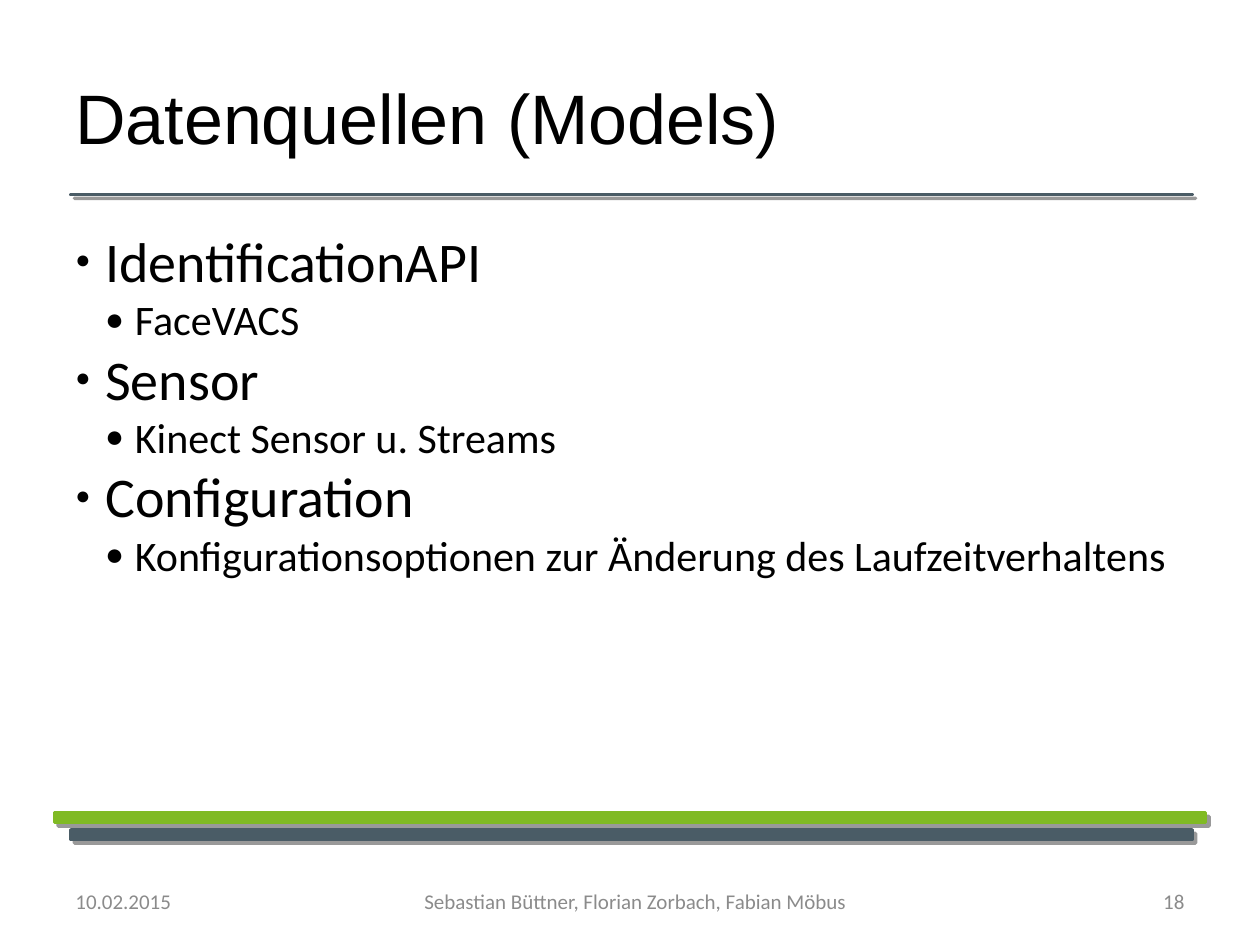
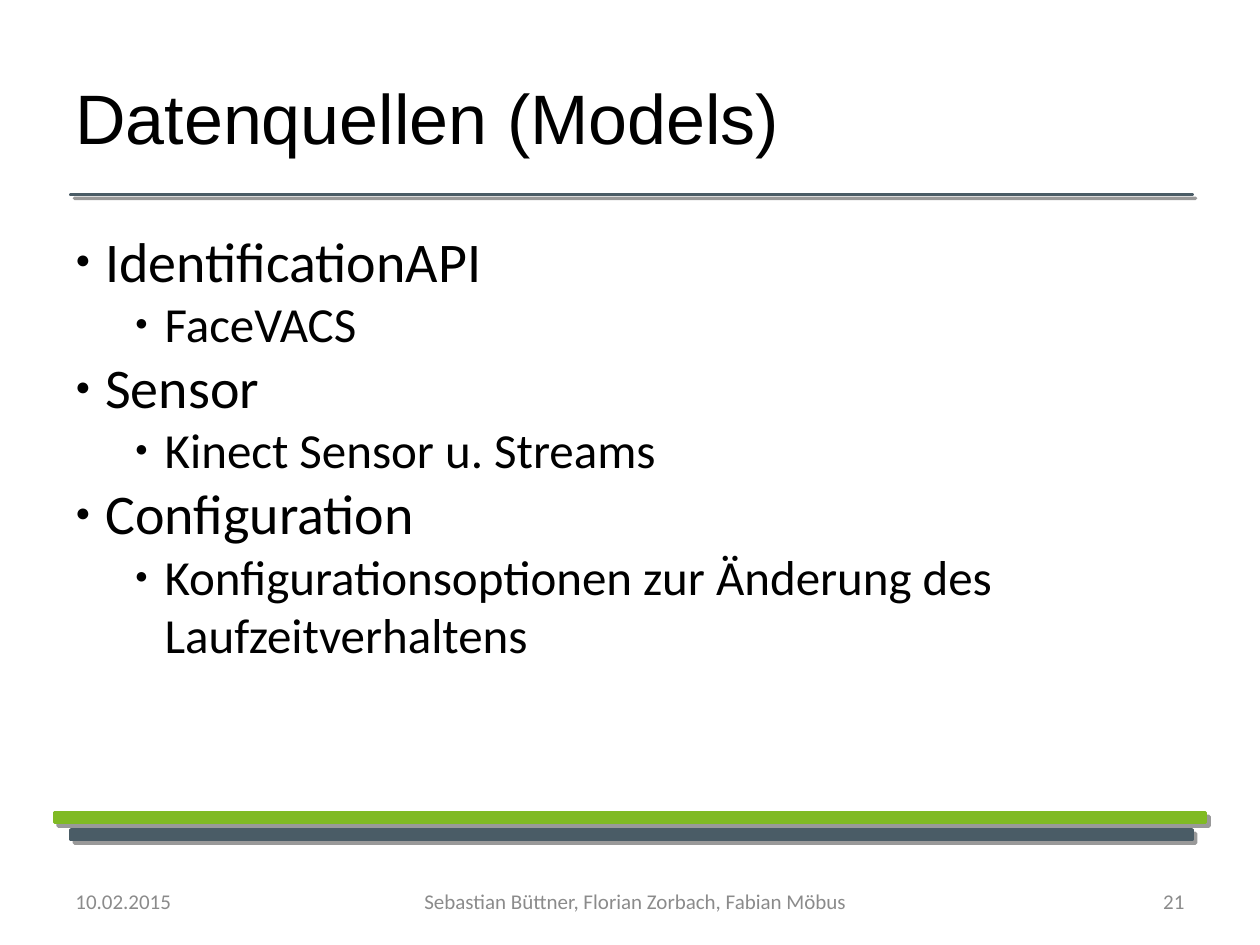
Before and after one commit to YoloSoftDE/YoloTrack, a slide deck: slide 21 of Documentation/Biometrie_praesentation.odp (slide 18 before the commit). Drawn at 1260x945 pixels with LibreOffice and Linux fonts; fonts in the diff are those of the drawing; background and template pictures are left out. Boxes give left, top, right and bottom in pixels: in the first picture for what was removed or moved away, otherwise in the second. Text is boxed around its words. In the diff, an @@ line names an element or a change of style, - is before the commit and + after.

```diff
--- a/Documentation/Biometrie_praesentation.odp
+++ b/Documentation/Biometrie_praesentation.odp
@@ text at (165,310,992,654): size 24 to 28 pt in "FaceVACS", "Kinect Sensor u. Streams", "Konfigurationsoptionen zur Änderung des Laufzeitverhaltens"; list level 2 to 3 in "FaceVACS"; list level 2 to 3 in "Kinect Sensor u. Streams"; list level 2 to 3 in "Konfigurationsoptionen zur Änderung des Laufzeitverhaltens" @@
@@ page number at (1163,895,1184,909): text changed @@
-18
+21
```
Also in this commit, not shown: 12 other slides changed, 3 slides added.
